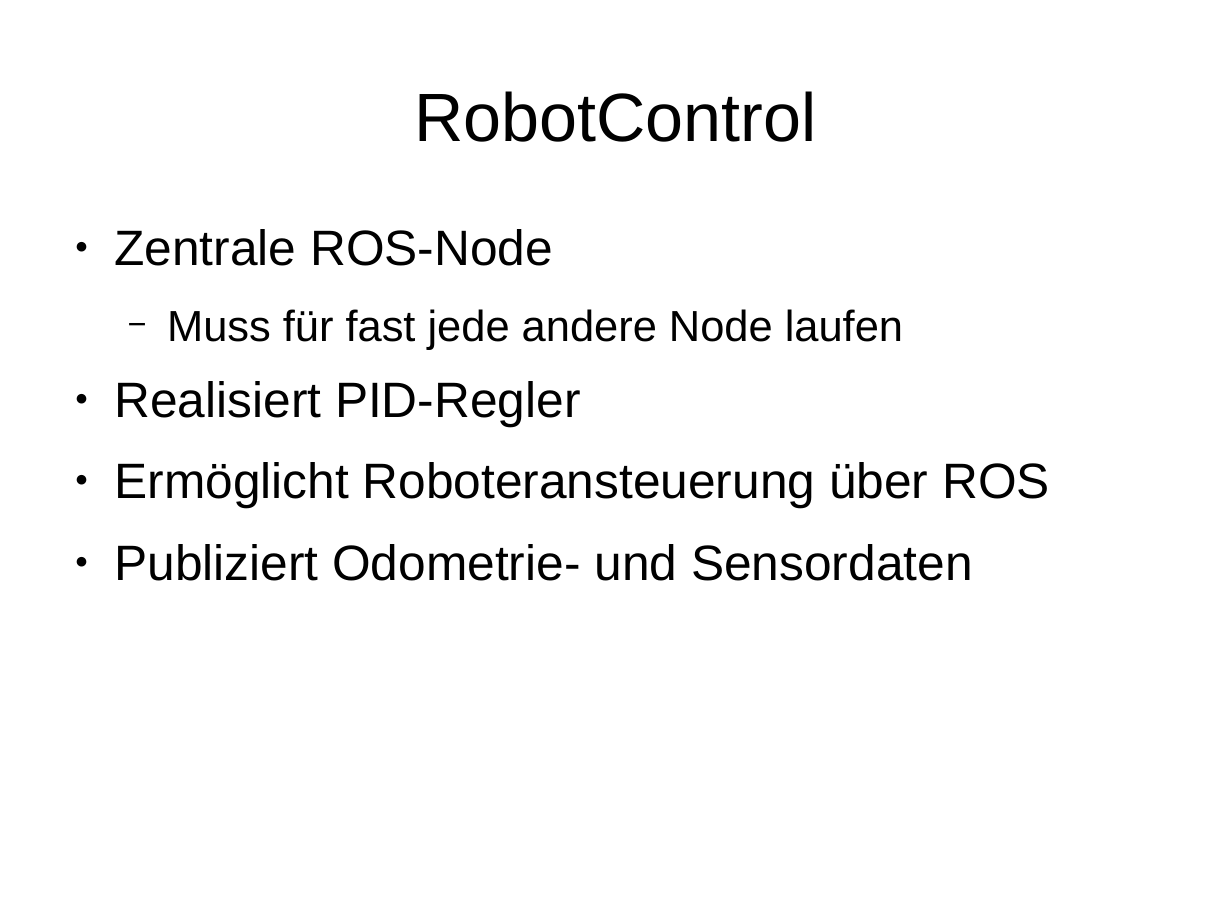
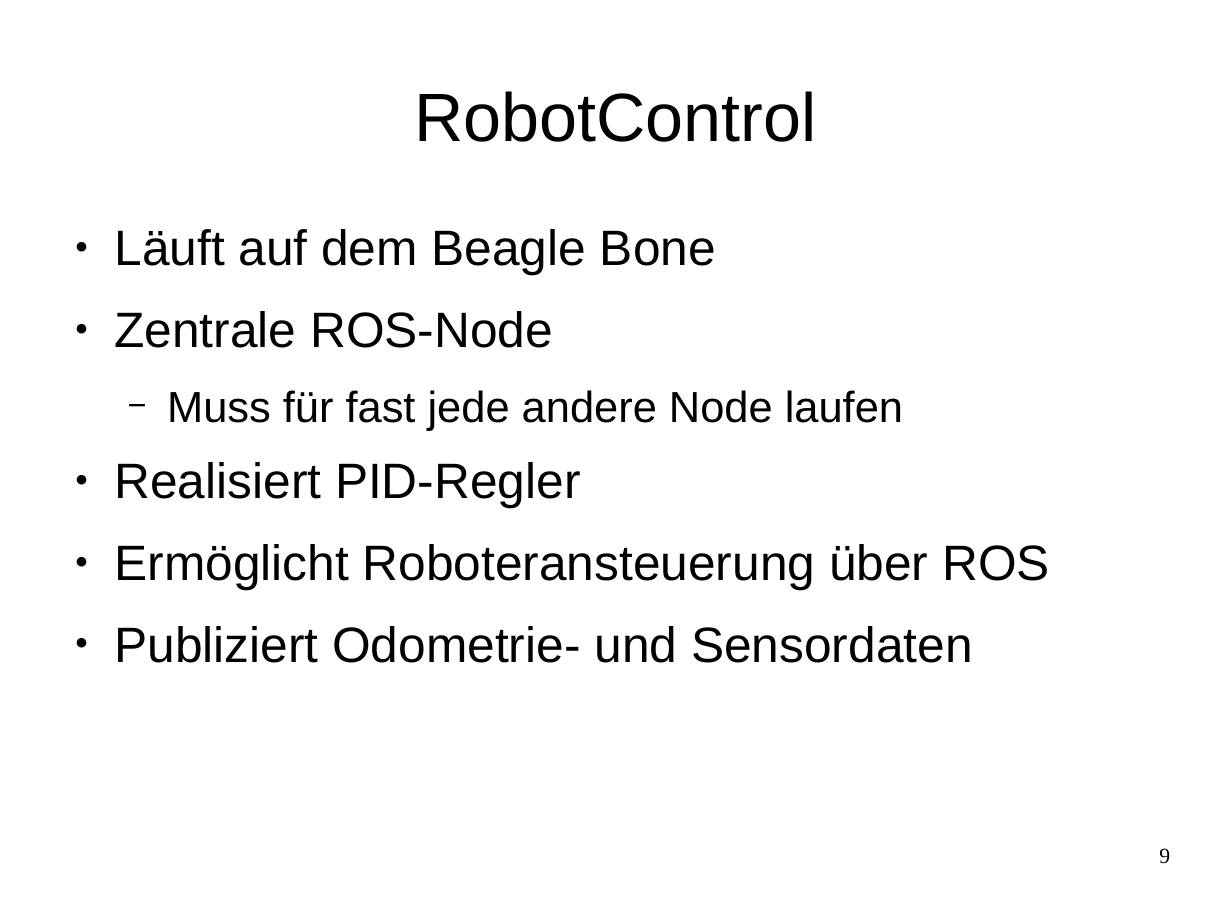
Before and after one commit to Smart-Minotaur/nxt_minotaur, a slide deck: slide 9 of doc/Präsentation.odp (slide 8 before the commit). Drawn at 1232x924 pixels with LibreOffice and Linux fonts; fonts in the diff are those of the drawing. Boxes give left, top, right and bottom in pixels: in the first picture for what was removed or moved away, otherwise in the second. Text is boxed around its words. In the diff, an @@ line names an element or a change of style, - is before the commit and + after.

```diff
--- a/doc/Präsentation.odp
+++ b/doc/Präsentation.odp
@@ text at (114, 229, 716, 275): paragraph added @@
+● Läuft auf dem Beagle Bone
@@ page number added at (1159, 848, 1170, 864), 14 pt, text #000000 @@
+9
```
Also in this commit, not shown: 18 other slides changed, 6 slides added, 3 slides removed.
